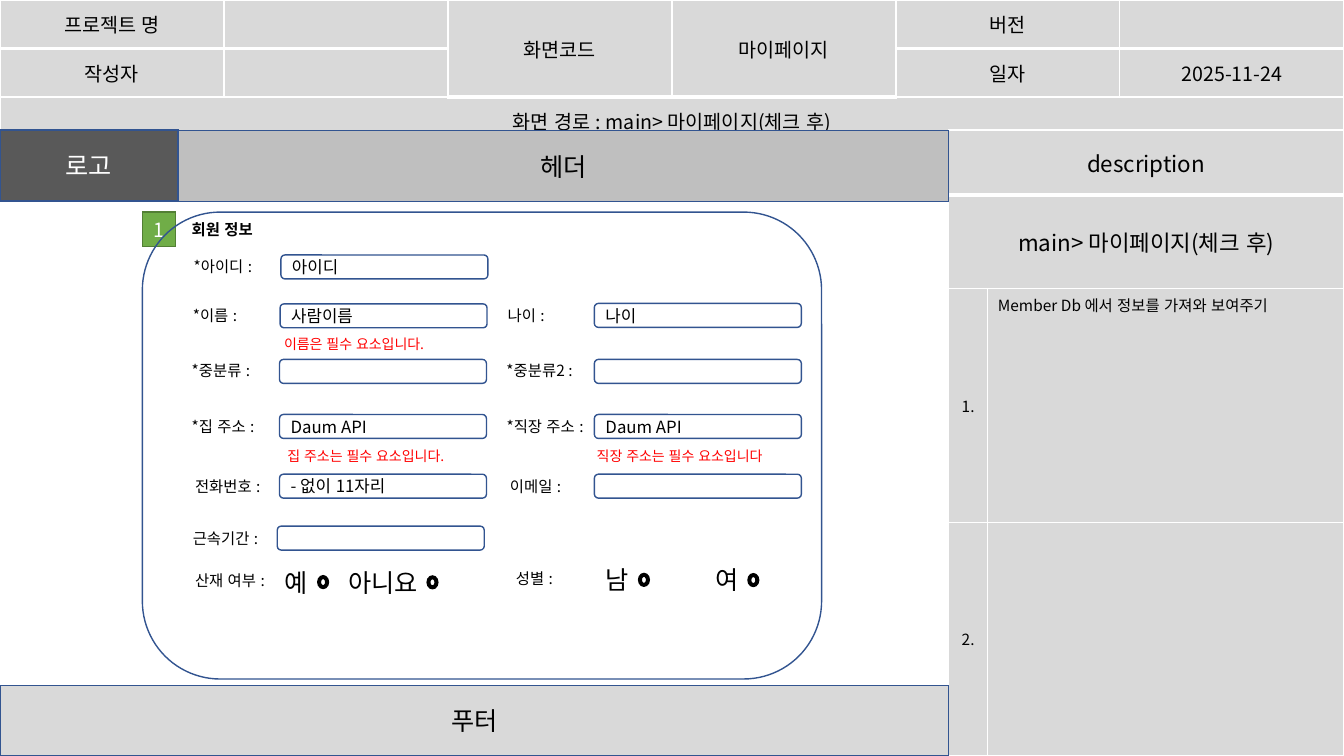
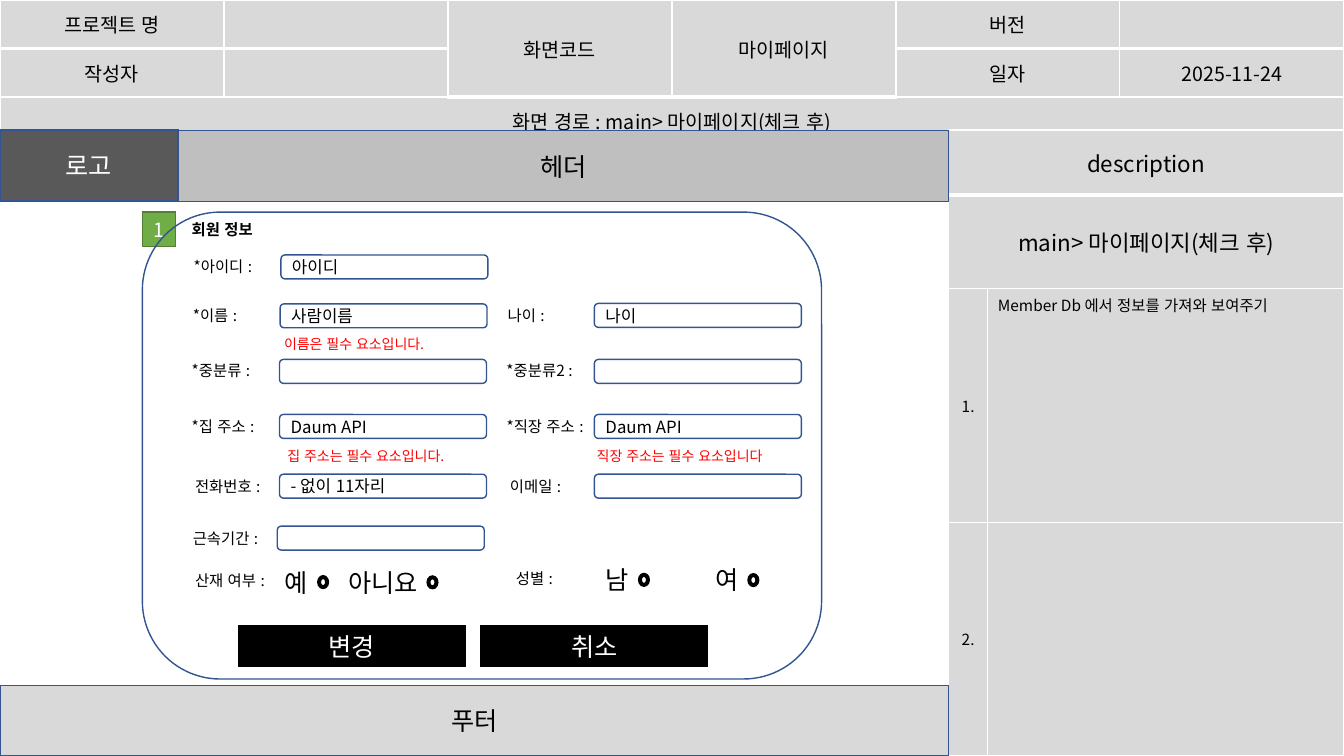
Before and after one commit to imyongchan/source, a slide deck: slide 22 of 스토리보드- 11.20/스토리보드_종합중.pptx (slide 19 before the commit). Drawn at 1344x756 pixels with LibreOffice and Linux fonts; fonts in the diff are those of the drawing. Boxes give left, top, right and bottom in pixels: in the first picture for what was removed or moved away, otherwise in the second. Text is boxed around its words. In the diff, an @@ line names an element or a change of style, - is before the commit and + after.

```diff
--- a/스토리보드- 11.20/스토리보드_종합중.pptx
+++ b/스토리보드- 11.20/스토리보드_종합중.pptx
@@ rectangle added at bbox=[239, 626, 466, 666], fill #000000, outline #000000 1 pt, 18 pt, text #FFFFFF @@
+변경
@@ rectangle added at bbox=[481, 626, 708, 666], fill #000000, outline #000000 1 pt, 18 pt, text #FFFFFF @@
+취소
```
Also in this commit, not shown: 7 other slides changed, 10 slides added, 1 slide removed.
